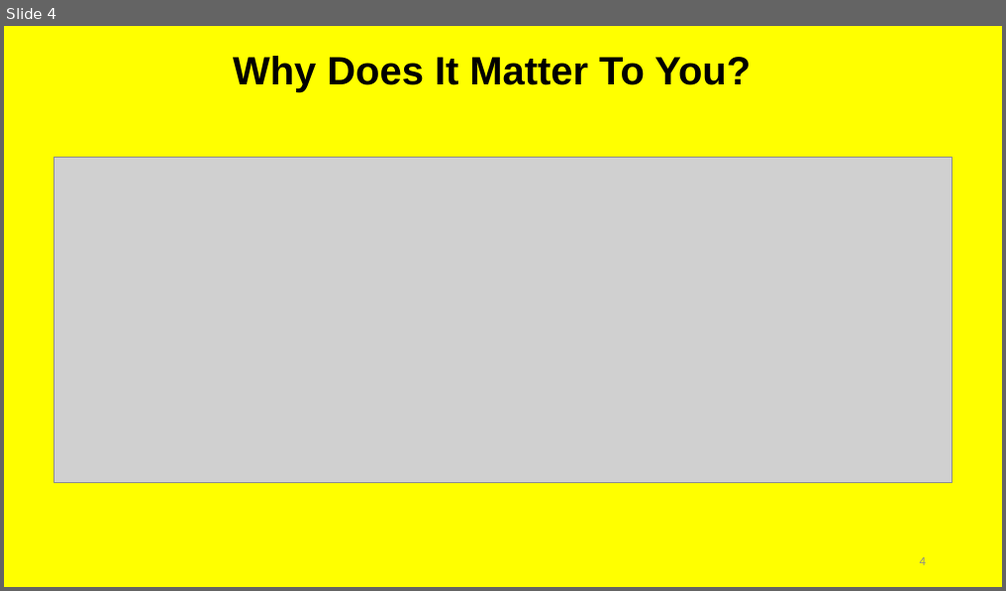
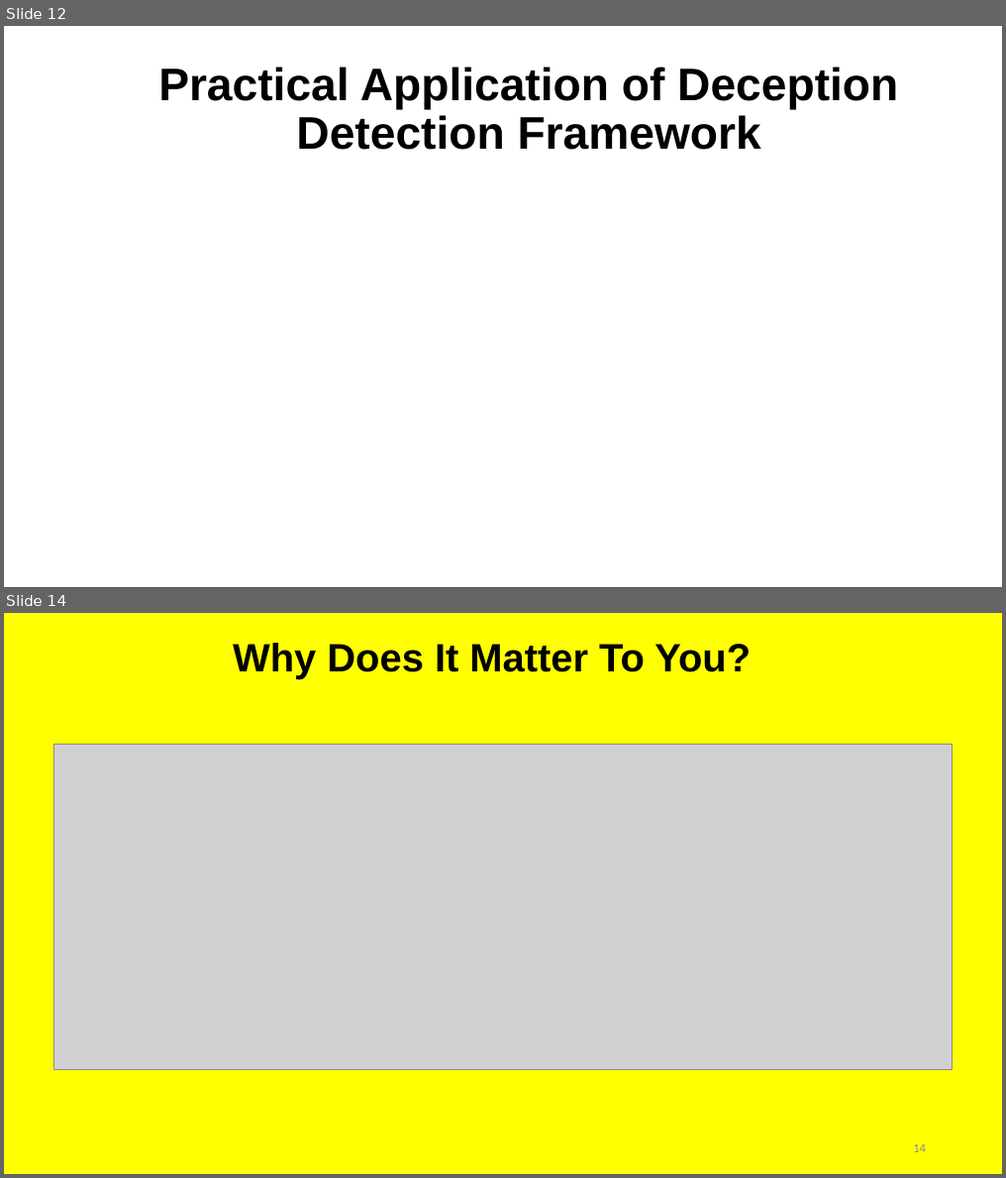
Before and after one commit to irregularchat/Counter_Malign_Information_Training, a slide deck: Counter_Malign_Information/4-Implement-For_Instructors/Lesson_Plans/Lesson_05-Identify_Malign_Information/Audio_Visual-Identify_Misinformation/Instructor-Lesson_Slide-Identify_Misinformation.pptx. Shown one above the other, each under a label of ours: slide 4 before the commit, slides 12 and 14 after it; the slides between them are not shown. The pictures are 1006x591 and 1006x1178 pixels, drawn with LibreOffice and Linux fonts; fonts in the diff are those of the drawing; grey boxes stand for pictures. Boxes give left, top, right and bottom in pixels: in the first picture for what was removed or moved away, otherwise in the second. Text is boxed around its words. In the diff, an @@ line names an element or a change of style, - is before the commit and + after.

```diff
--- a/Counter_Malign_Information/4-Implement-For_Instructors/Lesson_Plans/Lesson_05-Identify_Malign_Information/Audio_Visual-Identify_Misinformation/Instructor-Lesson_Slide-Identify_Misinformation.pptx
+++ b/Counter_Malign_Information/4-Implement-For_Instructors/Lesson_Plans/Lesson_05-Identify_Malign_Information/Audio_Visual-Identify_Misinformation/Instructor-Lesson_Slide-Identify_Misinformation.pptx
@@ slide 12 added at (x1=4, y1=26, x2=1002, y2=587), background #FFFFFF @@
@@ title added at (x1=158, y1=67, x2=898, y2=150), 44 pt, text #000000, bold @@
+Practical Application of Deception Detection Framework
@@ what was slide 4 is now slide 14 @@
@@ page number at (x1=913, y1=1145, x2=926, y2=1153): text changed @@
-4
+14
```
Also in this commit, not shown: 1 slide changed, 11 other slides added, 2 slides removed, 1 other file.
